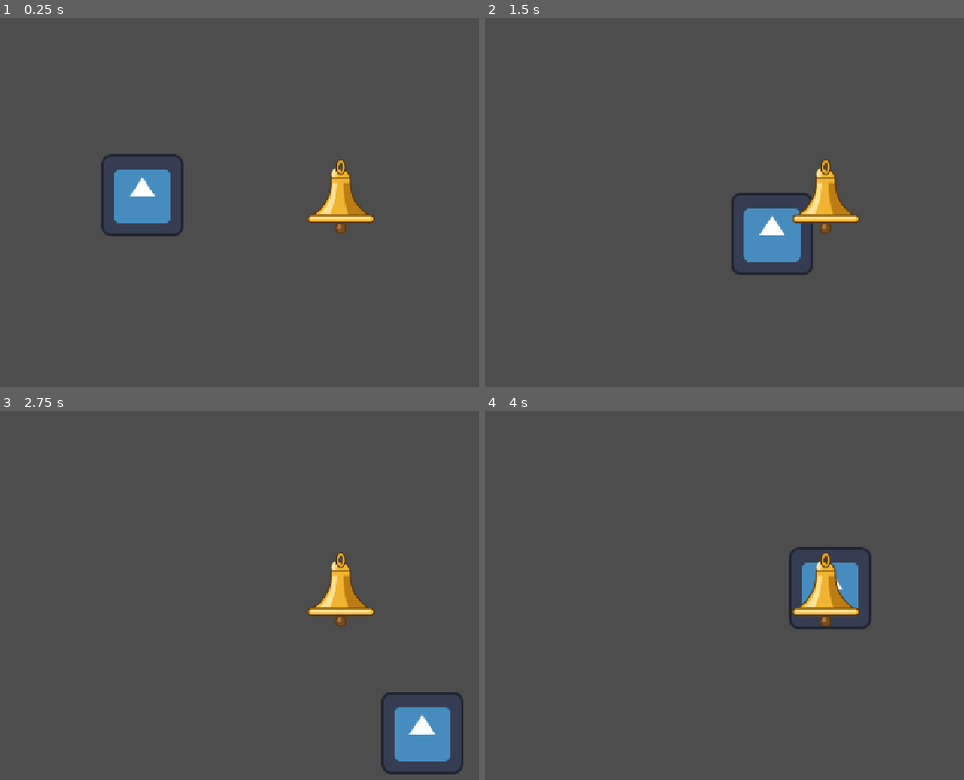
Above: before the commit, frames 1-4 (two rows, left to right).
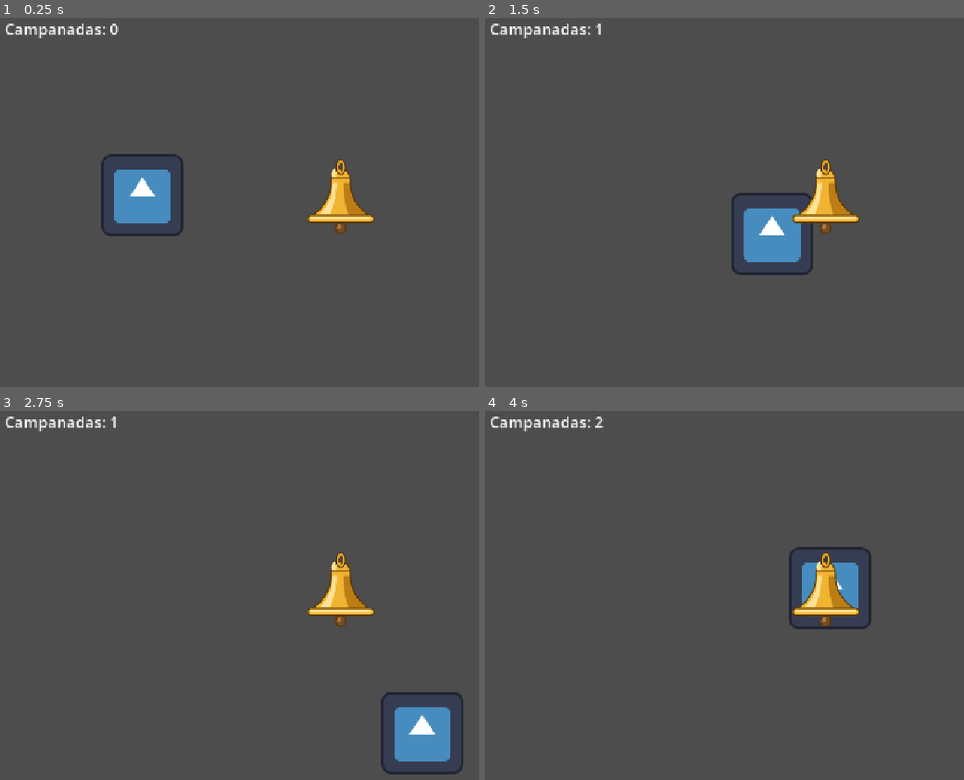
Above: after the commit, the same moments.

Repository: pedroA37/Curso-Godot-Blender
Game: Godot game, scene res://Campanario.tscn
The game is run twice, just before and just after one commit, with the same random seed, the same clock (stepped at 60 frames per second) and the same inputs. The project has no main scene, so this scene is started directly. The engine's default icon, where the game draws it, is replaced by a stand-in: a white triangle on a blue panel in a dark square.
Inputs:
- Up to frame 1 (0.25 s): no input
- Up to frame 2 (1.5 s): tap Enter at 0.5 s; hold D (derecha) 0.53-1.28 s; hold S (abajo) from 1.28 s (still down)
- Up to frame 3 (2.75 s): release S (abajo) at 2.03 s; hold D (derecha) from 2.03 s (still down)
- Up to frame 4 (4 s): release D (derecha) at 2.78 s; hold W (Arriba) 2.78-3.53 s; hold A (izquierda) from 3.53 s (still down)

The runs differ from the first frame. In frame 1, 0.4% of the frame differs, in the area x 1-25%, y 1-6%; in frame 2, 0.4%; in frame 3, 0.4%; in frame 4, 0.4%.

Commit message:
Clase 2 terminada

Diff:
--- a/clase-02/Campanario.tscn
+++ b/clase-02/Campanario.tscn
@@ -2,6 +2,7 @@
 
 [ext_resource type="PackedScene" uid="uid://cvwove2d4kdyj" path="res://jugador.tscn" id="1_3kjql"]
 [ext_resource type="PackedScene" uid="uid://cgwp12e8572b6" path="res://campana.tscn" id="2_7t07f"]
+[ext_resource type="Script" path="res://hud.gd" id="3_hud"]
 
 [node name="Campanario" type="Node2D" unique_id=1569264952]
 
@@ -10,3 +11,14 @@
 
 [node name="Campana" parent="." unique_id=1164080687 instance=ExtResource("2_7t07f")]
 position = Vector2(538, 293)
+
+[node name="HUD" type="Label" parent="."]
+offset_left = 16.0
+offset_top = 16.0
+offset_right = 216.0
+offset_bottom = 48.0
+theme_override_font_sizes/font_size = 24
+text = "Campanadas: 0"
+script = ExtResource("3_hud")
+
+[connection signal="sono" from="Campana" to="HUD" method="_on_campana_sono"]
--- a/clase-02/campana.gd
+++ b/clase-02/campana.gd
@@ -1,8 +1,11 @@
 extends Area2D
+
+## Avisa cada campanada. La campana no sabe quién escucha.
+signal sono(campanadas: int)
 
 var campanadas := 0
 
-func _on_body_entered(body):
+func _on_body_entered(_body):
 	campanadas += 1
 	$AudioStreamPlayer2D.play()
-	print("campanadas: ", campanadas)
+	sono.emit(campanadas)
--- /dev/null
+++ b/clase-02/hud.gd
@@ -0,0 +1,4 @@
+extends Label
+
+func _on_campana_sono(campanadas: int) -> void:
+	text = "Campanadas: %d" % campanadas
